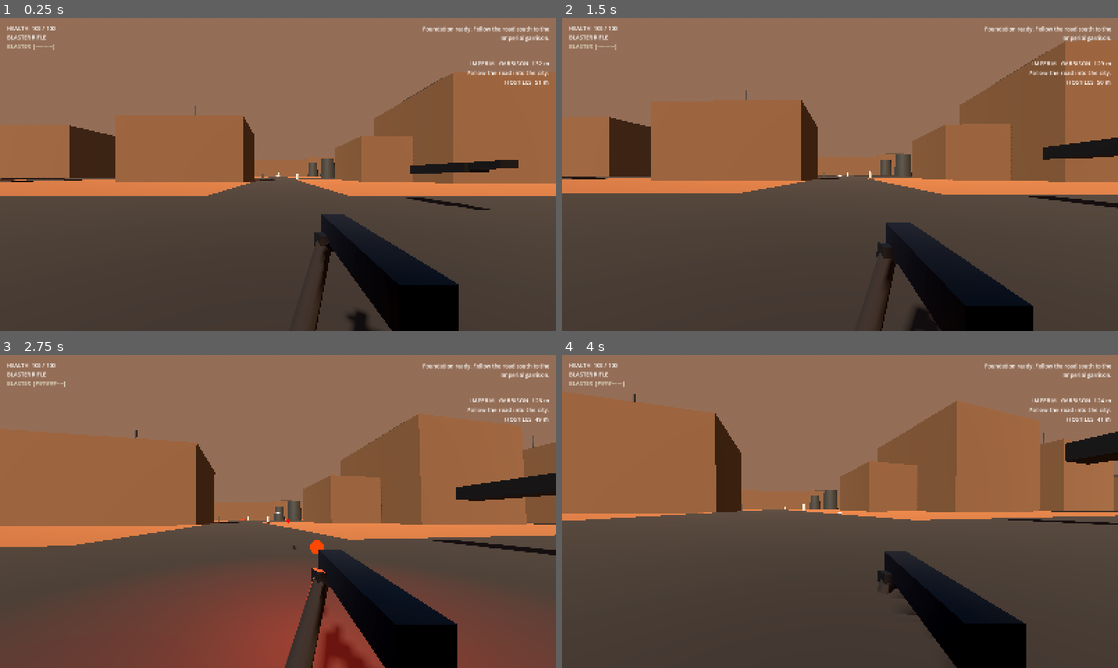
Above: before the commit, frames 1-4 (two rows, left to right).
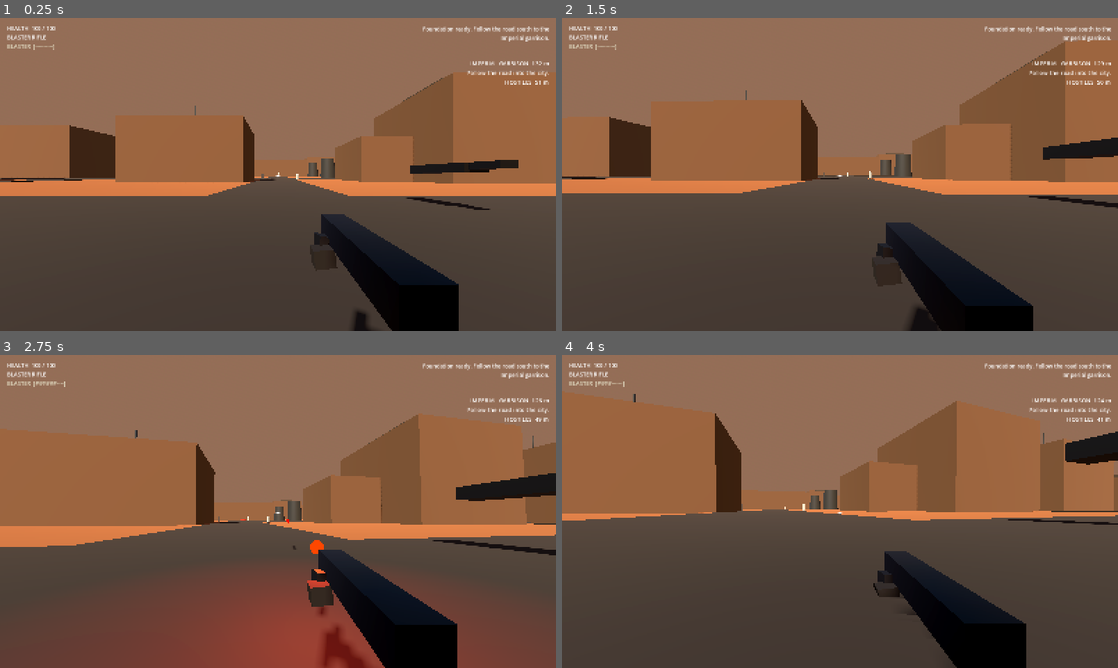
Above: after the commit, the same moments.

Repository: Deputy1389/far-horizon
Game: Godot game, scene res://game/scenes/main.tscn
The game is run twice, just before and just after one commit, with the same random seed, the same clock (stepped at 60 frames per second) and the same inputs.
Inputs (mouse positions are in pixels of both pictures, inside the frame that each line leads up to):
- Up to frame 1 (0.25 s): no input
- Up to frame 2 (1.5 s): tap Enter at 0.5 s; move the mouse to (867, 174) at 0.52 s; hold Right mouse button (aim) 0.53-1.28 s; hold W (move_forward) from 0.53 s (still down); click (867, 174) at 0.67 s; tap Space (jump) at 0.77 s; move the mouse to (812, 174) at 1.27 s; tap C (crouch) at 1.35 s
- Up to frame 3 (2.75 s): keep holding W (move_forward); tap Space (jump) at 1.52 s; move the mouse to (289, 505) at 2.02 s; press the mouse at (289, 505) at 2.03 s
- Up to frame 4 (4 s): keep holding W (move_forward); move the mouse to (834, 517) at 2.77 s; release the mouse at (834, 517) at 2.78 s; tap E (interact) at 2.85 s; click (834, 517) at 2.92 s; tap Space (jump) at 3.02, 3.77 s; move the mouse to (878, 514) at 3.52 s; tap Z (prone) at 3.6 s

The runs differ from the first frame. In frame 1, 0.3% of the frame differs, in the area x 55-64%, y 68-100%; in frame 2, 0.2%; in frame 3, 1.1%, in the area x 51-60%, y 68-100%; in frame 4, 0.1%.

Commit message:
presentation: replace fake forearms with restrained glove-and-cuff rig

Diff:
--- a/game/scripts/combat/weapon_controller.gd
+++ b/game/scripts/combat/weapon_controller.gd
@@ -72,32 +72,37 @@
 		scope_layer.visible = false
 
 func _build_first_person_arms() -> void:
-	var sleeve_material := StandardMaterial3D.new()
-	sleeve_material.albedo_color = Color(0.16, 0.14, 0.115)
-	sleeve_material.roughness = 0.96
+	var cuff_material := StandardMaterial3D.new()
+	cuff_material.albedo_color = Color(0.13, 0.12, 0.105)
+	cuff_material.roughness = 0.94
 
 	var glove_material := StandardMaterial3D.new()
-	glove_material.albedo_color = Color(0.035, 0.035, 0.032)
-	glove_material.roughness = 0.76
-
-	# Keep the first-person body presence subtle. These are intentionally
-	# compact forearms rather than the previous giant cylinders that dominated
-	# the bottom half of the screen.
-	_add_arm_segment(
-		Vector3(0.30, -0.33, 0.16),
-		Vector3(0.11, -0.10, -0.12),
-		0.052,
-		sleeve_material
-	)
-	_add_arm_segment(
-		Vector3(-0.25, -0.30, 0.10),
-		Vector3(-0.075, -0.075, -0.25),
-		0.048,
-		sleeve_material
-	)
-	_add_hand(Vector3(0.105, -0.085, -0.13), Vector3(0.09, 0.075, 0.13), glove_material)
-	_add_hand(Vector3(-0.072, -0.065, -0.25), Vector3(0.085, 0.07, 0.12), glove_material)
-
+	glove_material.albedo_color = Color(0.025, 0.025, 0.024)
+	glove_material.roughness = 0.72
+
+	# Until we have a real first-person body rig, keep the surrogate anatomy
+	# extremely restrained: two gloves and short cuffs placed around the weapon.
+	# Long primitive forearms read worse than a mostly-hidden body.
+	_add_hand(Vector3(0.105, -0.085, -0.13), Vector3(0.09, 0.07, 0.13), glove_material)
+	_add_hand(Vector3(-0.072, -0.065, -0.25), Vector3(0.085, 0.065, 0.12), glove_material)
+
+	var right_cuff := MeshInstance3D.new()
+	var right_cuff_mesh := BoxMesh.new()
+	right_cuff_mesh.size = Vector3(0.11, 0.09, 0.12)
+	right_cuff.mesh = right_cuff_mesh
+	right_cuff.position = Vector3(0.13, -0.13, -0.02)
+	right_cuff.rotation = Vector3(deg_to_rad(-8.0), 0.0, deg_to_rad(-7.0))
+	right_cuff.material_override = cuff_material
+	arms_root.add_child(right_cuff)
+
+	var left_cuff := MeshInstance3D.new()
+	var left_cuff_mesh := BoxMesh.new()
+	left_cuff_mesh.size = Vector3(0.10, 0.085, 0.11)
+	left_cuff.mesh = left_cuff_mesh
+	left_cuff.position = Vector3(-0.105, -0.105, -0.16)
+	left_cuff.rotation = Vector3(deg_to_rad(-5.0), 0.0, deg_to_rad(6.0))
+	left_cuff.material_override = cuff_material
+	arms_root.add_child(left_cuff)
 
 func _add_arm_segment(from: Vector3, to: Vector3, radius: float, material: Material) -> void:
 	var direction := to - from
